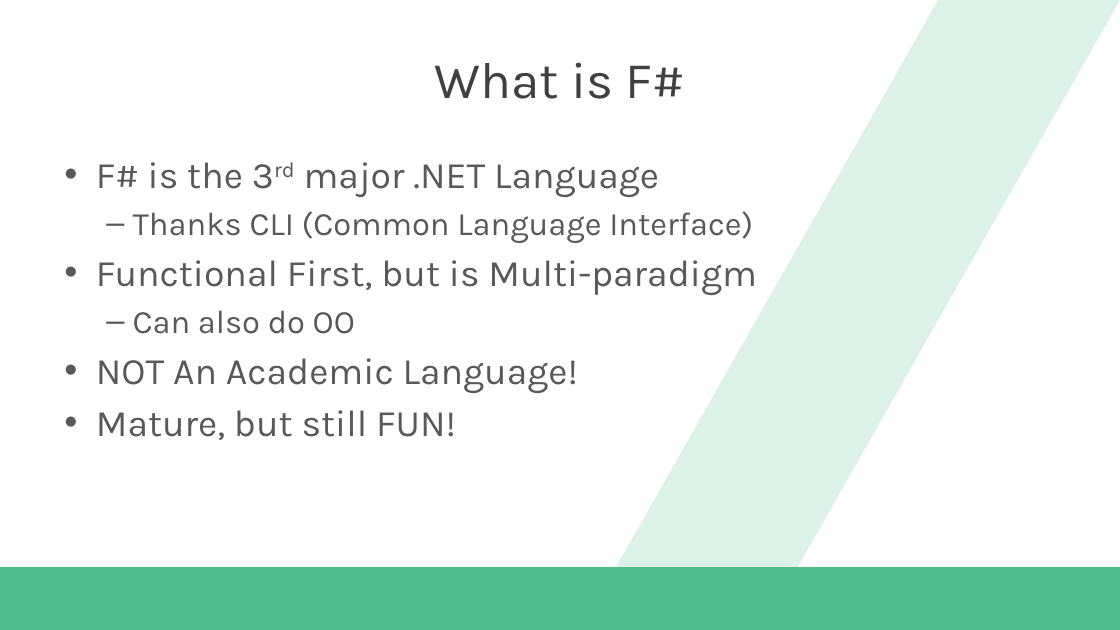
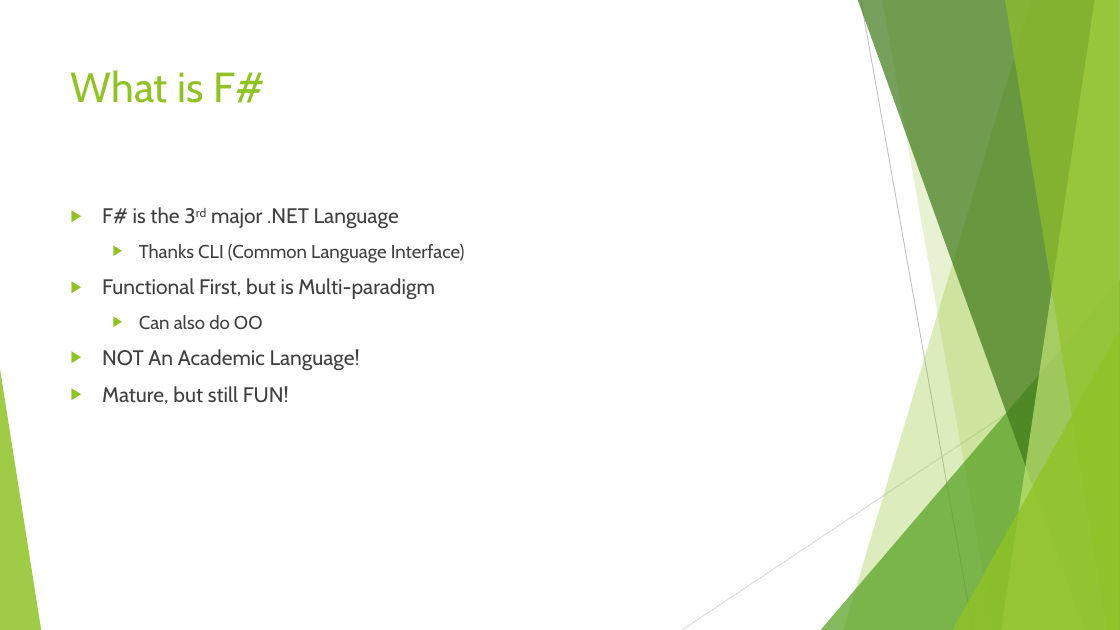
Before and after one commit to dannydwarren/FSharpXamarin, a slide deck: slide 4 of FSharpXamarin_Slides.pptx. Drawn at 1120x630 pixels with LibreOffice and Linux fonts; fonts in the diff are those of the drawing; background and template pictures are left out. Boxes give left, top, right and bottom in pixels: in the first picture for what was removed or moved away, otherwise in the second. Text is boxed around its words. In the diff, an @@ line names an element or a change of style, - is before the commit and + after.

```diff
--- a/FSharpXamarin_Slides.pptx
+++ b/FSharpXamarin_Slides.pptx
@@ parallelogram removed at (616, 0, 1120, 567) @@
@@ title "What is F#": place and size @@
-title "What is F#" at (435, 62, 685, 99)
+title "What is F#" at (71, 70, 265, 103)
@@ title "What is F#" at (71, 70, 265, 103): size 44 to 36 pt, font Karla to Cabin, text colour #404040 to #90C226; alignment centre to left; vertical alignment middle to top @@
@@ text "F# is the 3rd major ...": place and size @@
-text "F# is the 3rd major ..." at (96, 162, 756, 440)
+text "F# is the 3rd major ..." at (102, 207, 465, 404)
@@ text "F# is the 3rd major ..." at (102, 207, 465, 404): size 32 to 18 pt in "F# is the 3rd major .NET Language", "Functional First, but is Multi-paradigm", "NOT An Academic Language!", "Mature, but still FUN!"; font Karla to Cabin, text colour #595959 to #404040; size 28 to 16 pt in "Thanks CLI (Common Language Interface)", "Can also do OO"; bullet • to ▶; more space between paragraphs; bullet – to ▶ @@
@@ group added at (0, 0, 1120, 630): 5 freeform shapes, 3 triangles, 2 lines @@
@@ rectangle removed at (0, 567, 1120, 630) @@
```
Also in this commit, not shown: 19 other slides changed, 2 other files.
